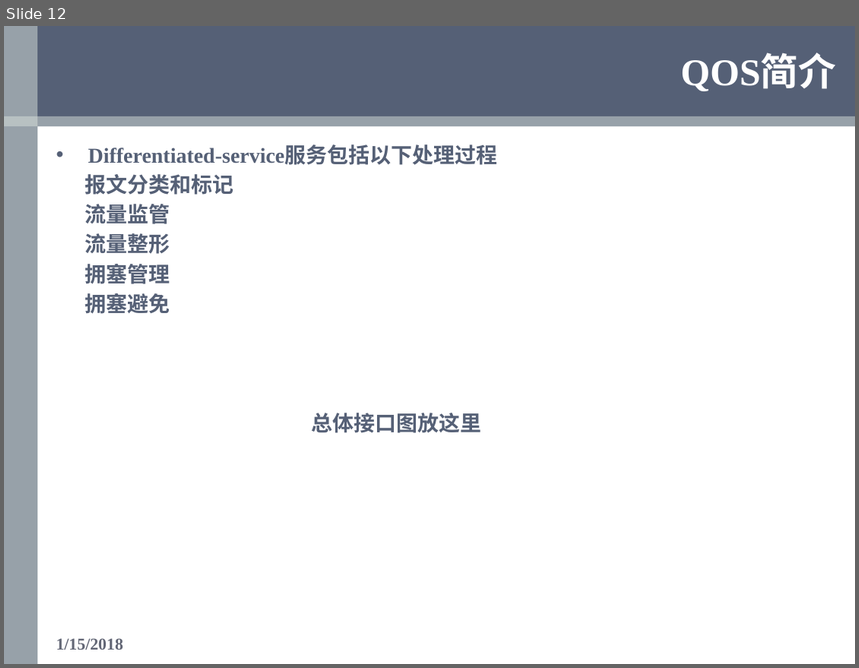
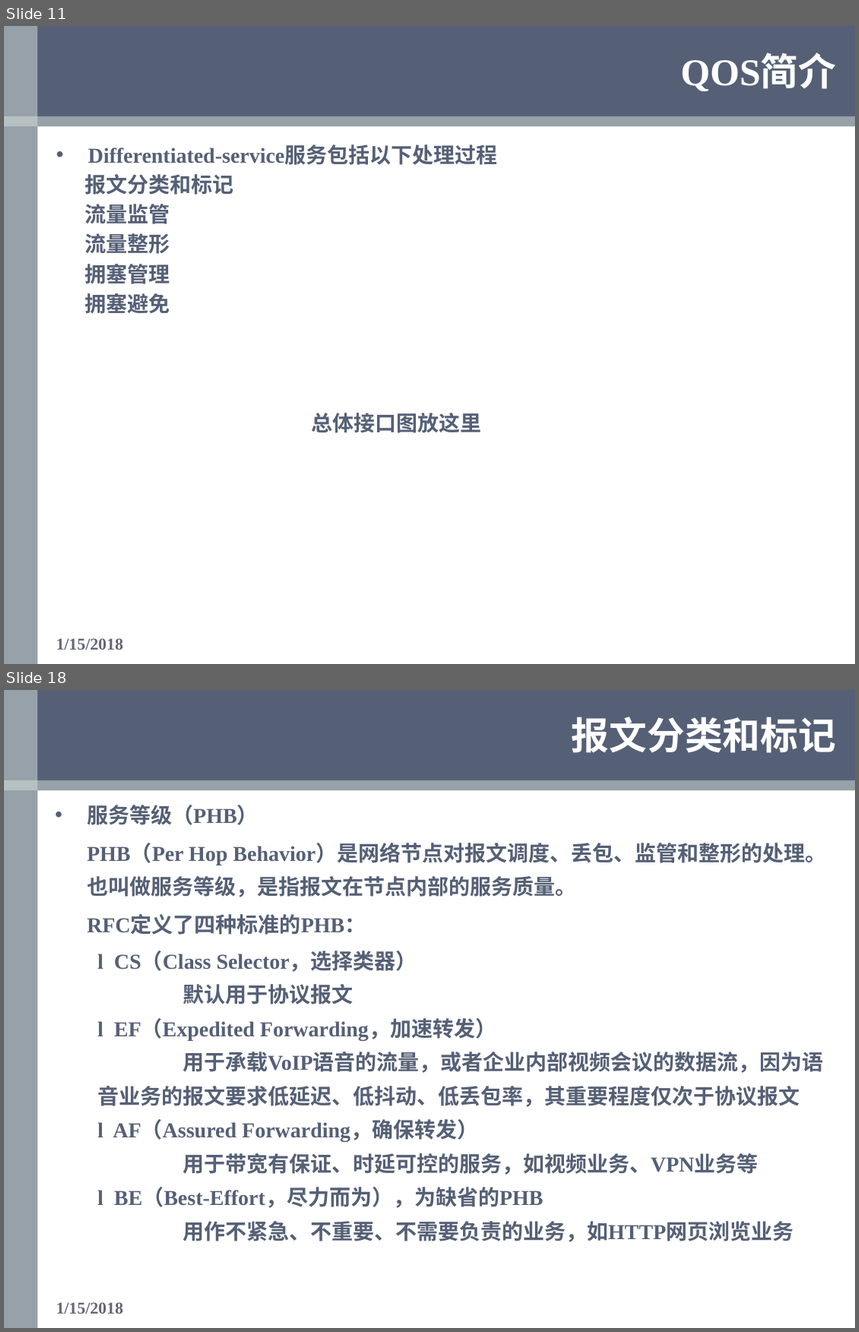
Before and after one commit to OOCC/PlanGIt, a slide deck: Personal/xueyu/Work/银河风云/QOS/QOS学习报告—薛雨.pptx. Shown one above the other, each under a label of ours: slide 12 before the commit, slides 11 and 18 after it; the slides between them are not shown. The pictures are 859x668 and 859x1332 pixels, drawn with LibreOffice and Linux fonts; fonts in the diff are those of the drawing; background and template pictures are left out. Boxes give left, top, right and bottom in pixels: in the first picture for what was removed or moved away, otherwise in the second. Text is boxed around its words. In the diff, an @@ line names an element or a change of style, - is before the commit and + after.

```diff
--- a/Personal/xueyu/Work/银河风云/QOS/QOS学习报告—薛雨.pptx
+++ b/Personal/xueyu/Work/银河风云/QOS/QOS学习报告—薛雨.pptx
@@ slide 18 added at (x1=4, y1=690, x2=855, y2=1328), background #FFFFFF; not listed: 4 template elements that a slide beside it also shows @@
@@ title added at (x1=572, y1=717, x2=837, y2=753), 32 pt, text #FFFFFF, bold @@
+报文分类和标记
@@ text added at (x1=87, y1=805, x2=826, y2=1243), 18 pt, text #556076, bold @@
+• 服务等级（PHB）
+PHB（Per Hop Behavior）是网络节点对报文调度、丢包、监管和整形的处理。也叫做服务等级，是指报文在节点内部的服务质量。
+RFC定义了四种标准的PHB：
+  l CS（Class Selector，选择类器）
+  默认用于协议报文
+  l EF（Expedited Forwarding，加速转发）
+  用于承载VoIP语音的流量，或者企业内部视频会议的数据流，因为语音业务的报文要求低延迟、低抖动、低丢包率，其重要程度仅次于协议报文
+  l AF（Assured Forwarding，确保转发）
+  用于带宽有保证、时延可控的服务，如视频业务、VPN业务等
+  l BE（Best-Effort，尽力而为），为缺省的PHB
+  用作不紧急、不重要、不需要负责的业务，如HTTP网页浏览业务
@@ text added at (x1=56, y1=1303, x2=123, y2=1314), 14 pt, text #626675, bold @@
+1/15/2018
@@ what was slide 12 is now slide 11 @@
```
Also in this commit, not shown: 11 slides changed, 14 other slides added, 28 slides removed.
